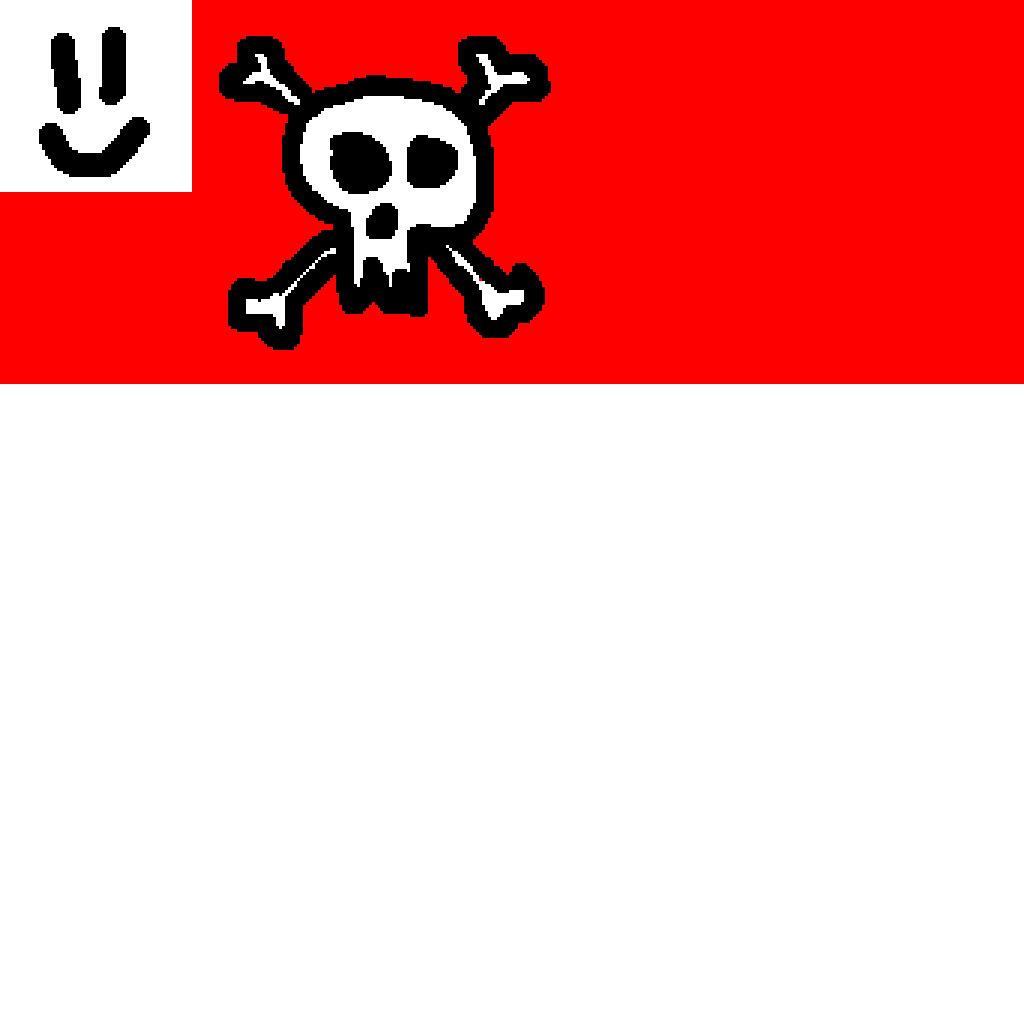
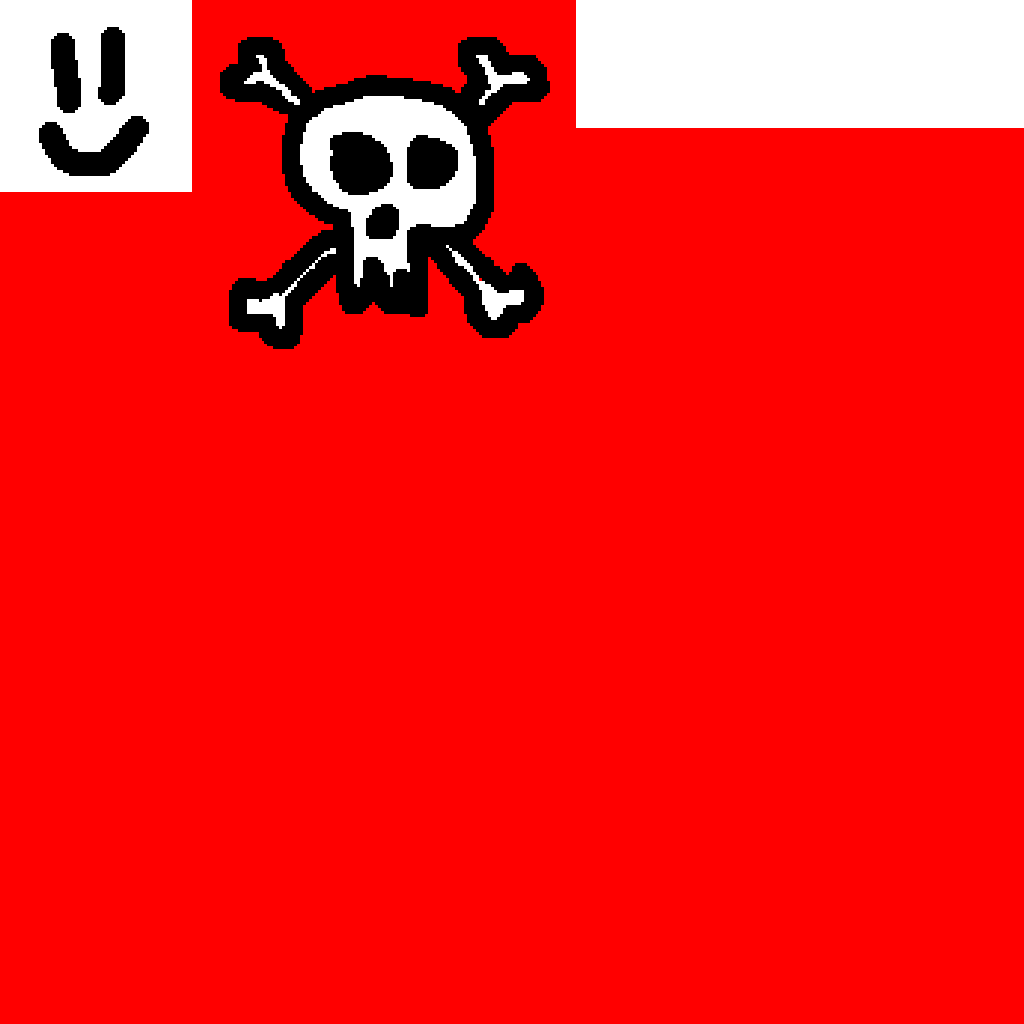
Layered file, before and after one edit (1024 × 1024). Changes by layer:
moved "smile.png" above "skull.png", painted on it over (39, 27, 150, 177)
added layer "skull.png" above "color" over (222, 37, 548, 347)
renamed "skull.png" to "color", painted on it over (0, 0, 1024, 1024)
painted on "atlas.png" over (0, 0, 1024, 1024)
